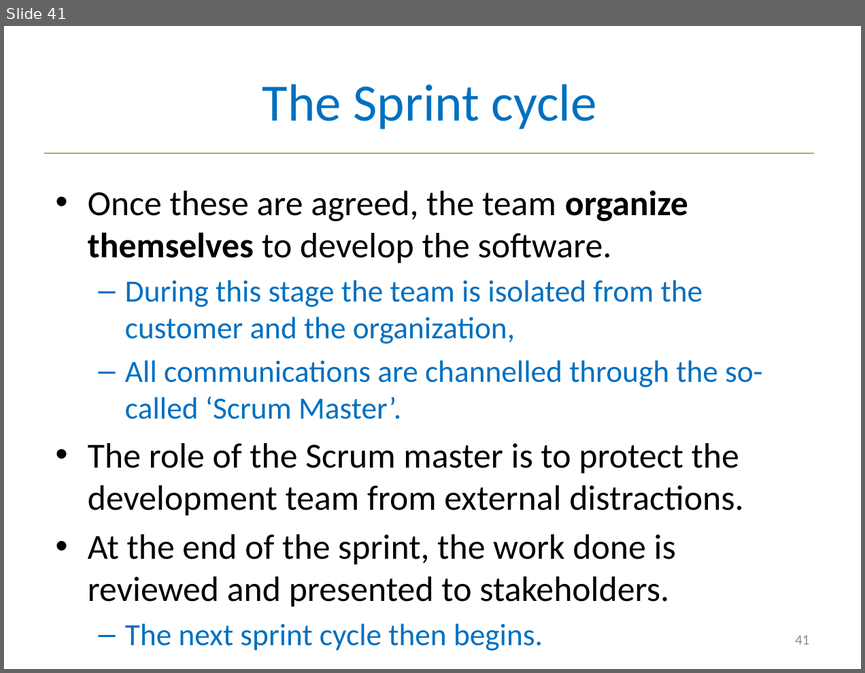
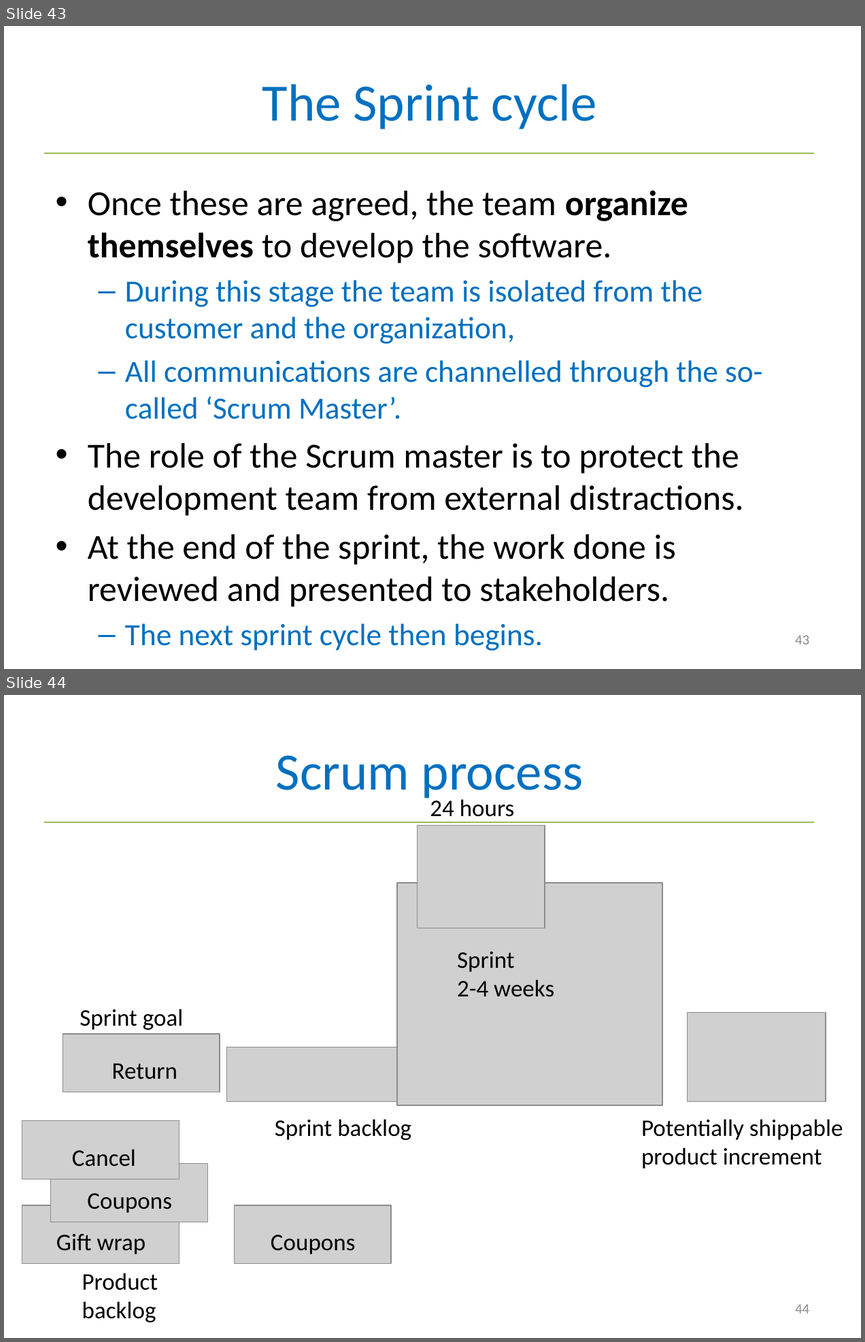
Before and after one commit to tuanct1997/USTH-SE-2017, a slide deck: slides/2 Agile Development.pptx. Shown one above the other, each under a label of ours: slide 41 before the commit, slides 43 and 44 after it. The pictures are 865x673 and 865x1342 pixels, drawn with LibreOffice and Linux fonts; fonts in the diff are those of the drawing; grey boxes stand for pictures. Boxes give left, top, right and bottom in pixels: in the first picture for what was removed or moved away, otherwise in the second. Text is boxed around its words. In the diff, an @@ line names an element or a change of style, - is before the commit and + after.

Commit message:
update slides with scrum

```diff
--- a/slides/2 Agile Development.pptx
+++ b/slides/2 Agile Development.pptx
@@ slide 44 added at (4, 695, 861, 1338), background #FFFFFF; not listed: 1 template element that a slide beside it also shows @@
@@ title added at (276, 756, 583, 802), 44 pt, text #0070C0 @@
+Scrum process
@@ text added at (430, 799, 515, 822), 20 pt, text #000000 @@
+24 hours
@@ picture added at (417, 826, 545, 927) @@
@@ picture added at (397, 883, 663, 1106) @@
@@ text added at (457, 951, 554, 997), 20 pt, text #000000 @@
+Sprint
+2-4 weeks
@@ text added at (79, 1008, 184, 1030), 20 pt, text #000000 @@
+Sprint goal
@@ picture added at (687, 1012, 825, 1101) @@
@@ picture added at (62, 1034, 219, 1091) @@
@@ picture added at (227, 1047, 397, 1102) @@
@@ text added at (112, 1063, 177, 1079), 20 pt, text #000000 @@
+Return
@@ picture added at (22, 1121, 179, 1179) @@
@@ text added at (275, 1119, 411, 1140), 20 pt, text #000000 @@
+Sprint backlog
@@ text added at (641, 1119, 843, 1168), 20 pt, text #000000 @@
+Potentially shippable
+product increment
@@ picture added at (51, 1164, 208, 1222) @@
@@ text added at (72, 1149, 136, 1166), 20 pt, text #000000 @@
+Cancel
@@ text added at (87, 1193, 172, 1212), 20 pt, text #000000 @@
+Coupons
@@ picture added at (22, 1205, 179, 1263) @@
@@ picture added at (234, 1205, 390, 1263) @@
@@ text added at (56, 1234, 146, 1254), 20 pt, text #000000 @@
+Gift wrap
@@ text added at (271, 1234, 356, 1254), 20 pt, text #000000 @@
+Coupons
@@ text added at (82, 1272, 158, 1322), 20 pt, text #000000 @@
+Product
+backlog
@@ page number added at (795, 1304, 809, 1313), 12 pt, text #8C8C8C @@
+44
@@ what was slide 41 is now slide 43 @@
@@ page number at (795, 635, 809, 644): text changed @@
-41
+43
```
Also in this commit, not shown: 1 slide changed, 24 other slides added, 2 slides removed.
